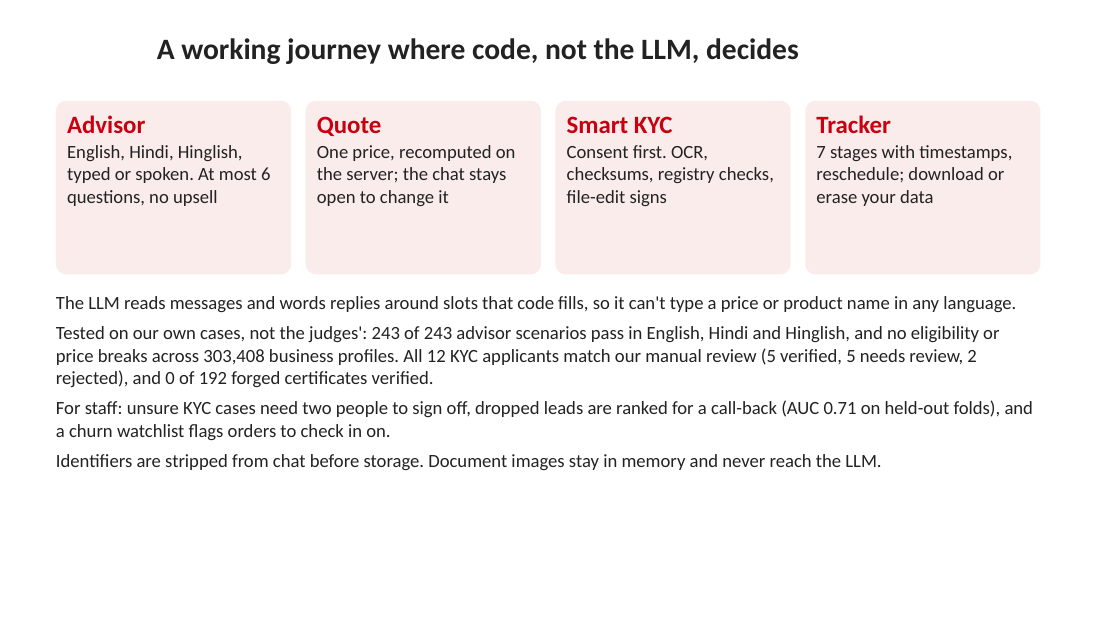
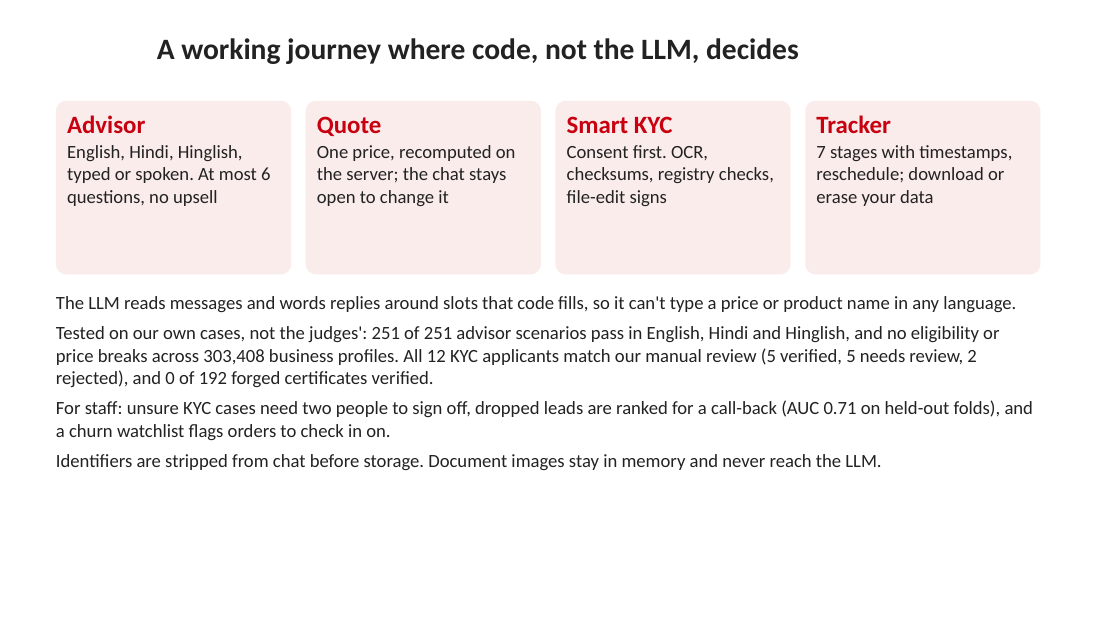
Before and after one commit to adityamalik24/udyam-digital, a slide deck: slide 6 of docs/Udyam_Digital_Business_Case.pptx. Drawn at 1120x630 pixels with LibreOffice and Linux fonts; fonts in the diff are those of the drawing; background and template pictures are left out. Boxes give left, top, right and bottom in pixels: in the first picture for what was removed or moved away, otherwise in the second. Text is boxed around its words. In the diff, an @@ line names an element or a change of style, - is before the commit and + after.

```diff
--- a/docs/Udyam_Digital_Business_Case.pptx
+++ b/docs/Udyam_Digital_Business_Case.pptx
@@ text at (x1=56, y1=326, x2=999, y2=387): text changed @@
-Tested on our own cases, not the judges': 243 of 243 advisor scenarios pass in English, Hindi and Hinglish, and no eligibility or price breaks across 303,408 business profiles. All 12 KYC applicants match our manual review (5 verified, 5 needs review, 2 rejected), and 0 of 192 forged certificates verified.
+Tested on our own cases, not the judges': 251 of 251 advisor scenarios pass in English, Hindi and Hinglish, and no eligibility or price breaks across 303,408 business profiles. All 12 KYC applicants match our manual review (5 verified, 5 needs review, 2 rejected), and 0 of 192 forged certificates verified.
```
Also in this commit, not shown: 3 other files.
